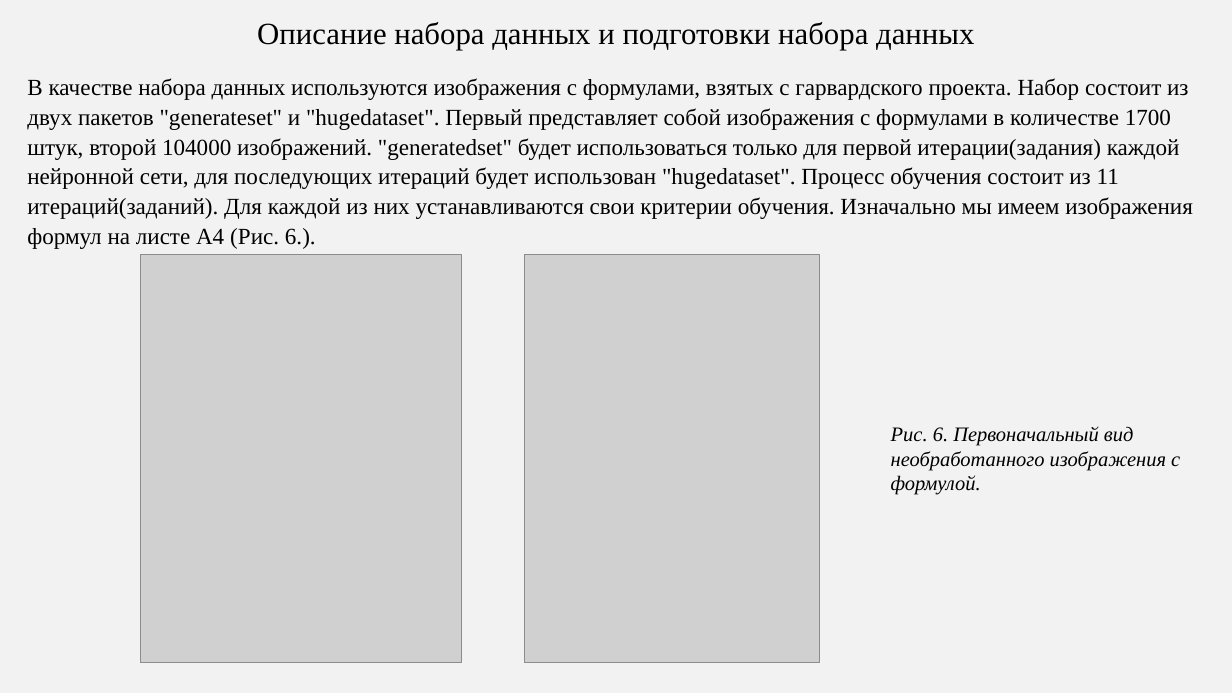
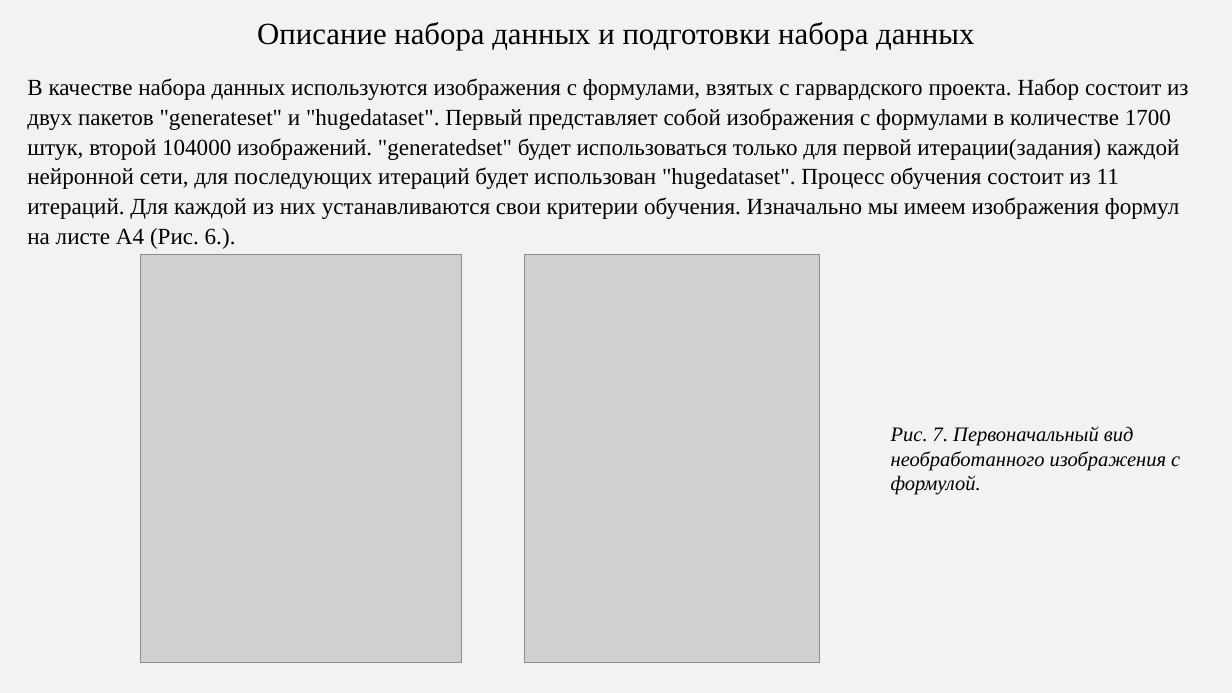
Before and after one commit to agoiga/rabota, a slide deck: slide 10 of Diplom.pptx (slide 8 before the commit). Drawn at 1232x693 pixels with LibreOffice and Linux fonts; fonts in the diff are those of the drawing; grey boxes stand for pictures. Boxes give left, top, right and bottom in pixels: in the first picture for what was removed or moved away, otherwise in the second. Text is boxed around its words. In the diff, an @@ line names an element or a change of style, - is before the commit and + after.

```diff
--- a/Diplom.pptx
+++ b/Diplom.pptx
@@ text at bbox=[27, 78, 1188, 249]: text changed @@
-В качестве набора данных используются изображения с формулами, взятых с гарвардского проекта. Набор состоит из двух пакетов "generateset" и "hugedataset". Первый представляет собой изображения с формулами в количестве 1700 штук, второй 104000 изображений. "generatedset" будет использоваться только для первой итерации(задания) каждой нейронной сети, для последующих итераций будет использован "hugedataset". Процесс обучения состоит из 11 итераций(заданий). Для каждой из них устанавливаются свои критерии обучения. Изначально мы имеем изображения формул на листе A4 (Рис. 6.).
+В качестве набора данных используются изображения с формулами, взятых с гарвардского проекта. Набор состоит из двух пакетов "generateset" и "hugedataset". Первый представляет собой изображения с формулами в количестве 1700 штук, второй 104000 изображений. "generatedset" будет использоваться только для первой итерации(задания) каждой нейронной сети, для последующих итераций будет использован "hugedataset". Процесс обучения состоит из 11 итераций. Для каждой из них устанавливаются свои критерии обучения. Изначально мы имеем изображения формул на листе A4 (Рис. 6.).
@@ text at bbox=[891, 426, 1180, 495]: text changed @@
-Рис. 6. Первоначальный вид необработанного изображения с формулой.
+Рис. 7. Первоначальный вид необработанного изображения с формулой.
```
Also in this commit, not shown: 3 other slides changed, 5 slides added, 1 slide removed.
